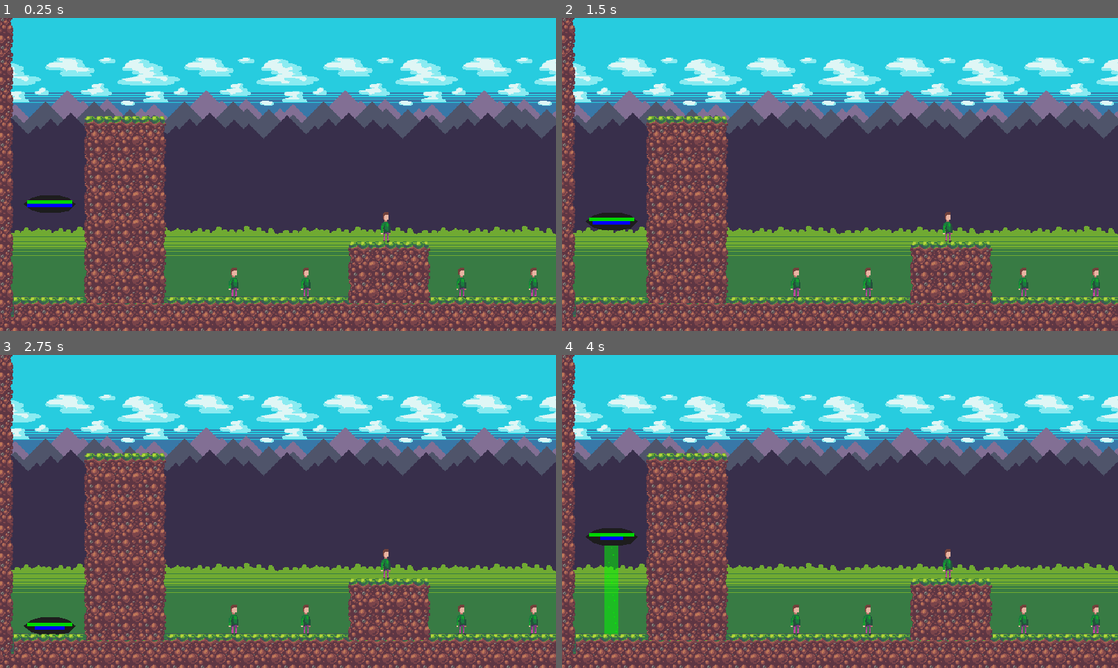
Above: before the commit, frames 1-4 (two rows, left to right).
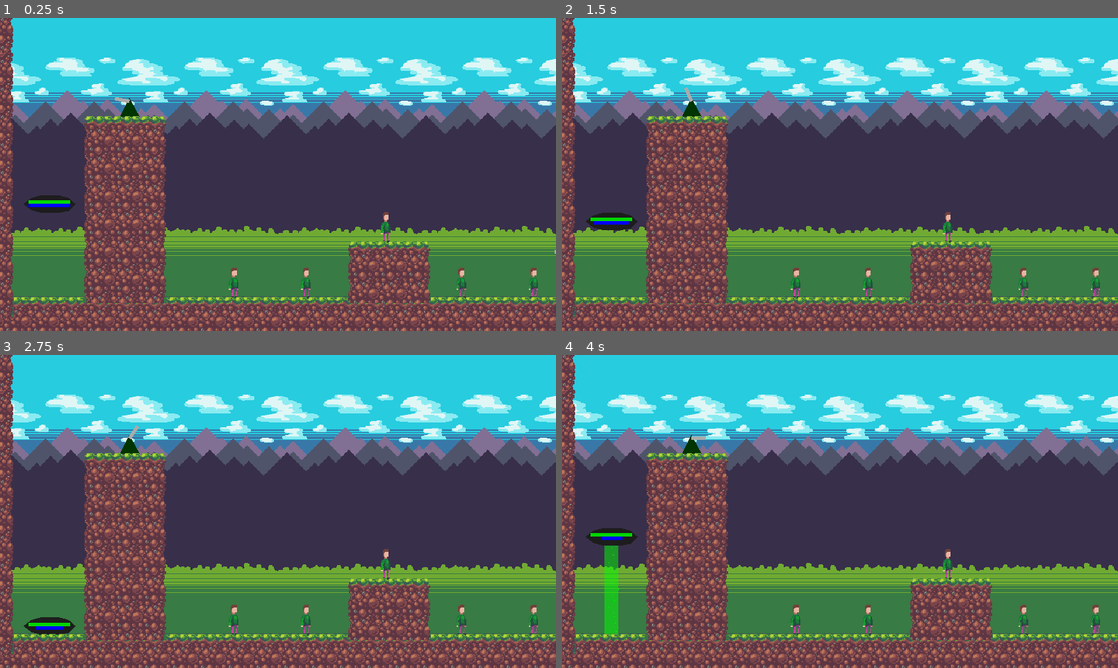
Above: after the commit, the same moments.

Repository: spilth/ufo-game
Game: Godot game, scene res://main.tscn
The game is run twice, just before and just after one commit, with the same random seed, the same clock (stepped at 60 frames per second) and the same inputs.
Inputs:
- Up to frame 1 (0.25 s): no input
- Up to frame 2 (1.5 s): tap Enter at 0.5 s; hold D (right) 0.53-1.28 s; hold Space (beam) 0.53-1.28 s; hold S (down) from 1.28 s (still down); tap Space (beam) at 1.35 s
- Up to frame 3 (2.75 s): release S (down) at 2.03 s; hold D (right) from 2.03 s (still down); hold Space (beam) from 2.03 s (still down)
- Up to frame 4 (4 s): release D (right) at 2.78 s; release Space (beam) at 2.78 s; hold W (up) 2.78-3.53 s; tap Space (beam) at 2.85 s; hold A (left) from 3.53 s (still down); hold Space (beam) from 3.53 s (still down)

The runs differ from the first frame. In frame 1, 0.1% of the frame differs, in the area x 4-100%, y 25-76%; in frame 2, 0.1%; in frame 3, 0.1%; in frame 4, 0.1%.

Commit message:
Adds static tanks and level music

Diff:
--- a/character_body_2d.gd
+++ b/character_body_2d.gd
@@ -7,12 +7,15 @@
 const MOVEMENT_DRAIN_RATE = 5
 
 const LIFE_MAX = 100
+const LIFE_DRAIN_RATE = 10
 
 @onready var beam = $Beam
 @onready var beam_collider = $Beam/CollisionShape2D
 @onready var chomper_collider = $Chomper/CollisionShape2D
 @onready var beam_sound = $Beam/BeamSound
 @onready var energy_line: Line2D = $EnergyLine
+@onready var life_line: Line2D = $LifeLine
+@onready var chomp_sound: AudioStreamPlayer2D = $Chomper/ChompSound
 
 var energy = ENERGY_MAX
 var life = LIFE_MAX
@@ -31,7 +34,6 @@
 
 	if Input.is_action_just_released("beam"):
 		beam_sound.stop()
-
 
 	if Input.is_action_pressed("beam") && energy > 0:
 		beaming = true
@@ -69,12 +71,15 @@
 	if energy < ENERGY_MAX && not beaming && not moving:
 		energy += ENERGY_RECHARGE_RATE * delta
 
-
-	energy_line.width = 52 * energy / ENERGY_MAX
+	energy_line.width = 48.0  * energy / ENERGY_MAX
+	life_line.width = 48.0 * life / LIFE_MAX
 
 	move_and_slide()
 
+#func take_damage():
+	#life -= LIFE_DRAIN_RATE * delta
 
 func _on_chomper_body_entered(body):
 	if body.is_in_group("Consumable"):
 		body.queue_free()
+		chomp_sound.play()
--- a/main.tscn
+++ b/main.tscn
@@ -1,9 +1,11 @@
-[gd_scene load_steps=8 format=3 uid="uid://ckilmcddrgvpb"]
-
+[gd_scene load_steps=10 format=3 uid="uid://ckilmcddrgvpb"]
+
+[ext_resource type="AudioStream" uid="uid://dkjira8fxwuir" path="res://Level.mp3" id="1_0y3j5"]
 [ext_resource type="Texture2D" uid="uid://bohyuul0uj4qq" path="res://Background.png" id="1_lxoxt"]
 [ext_resource type="PackedScene" uid="uid://o22ys2eyidp2" path="res://ufo.tscn" id="1_ms4g5"]
 [ext_resource type="PackedScene" uid="uid://wekmmrq5aej3" path="res://human.tscn" id="2_qh63w"]
 [ext_resource type="Texture2D" uid="uid://bpcxnmg8m8uck" path="res://Tileset.png" id="3_bvmyi"]
+[ext_resource type="PackedScene" uid="uid://yo0w5kvx25xj" path="res://tank.tscn" id="5_rnbts"]
 
 [sub_resource type="TileSetAtlasSource" id="TileSetAtlasSource_6ggct"]
 texture = ExtResource("3_bvmyi")
@@ -1934,12 +1936,22 @@
 
 [node name="Node" type="Node"]
 
+[node name="AudioStreamPlayer2D" type="AudioStreamPlayer2D" parent="."]
+stream = ExtResource("1_0y3j5")
+autoplay = true
+
 [node name="TextureRect" type="TextureRect" parent="."]
 offset_top = 175.0
 offset_right = 784.0
 offset_bottom = 656.0
 texture = ExtResource("1_lxoxt")
 stretch_mode = 1
+
+[node name="Tank" parent="." instance=ExtResource("5_rnbts")]
+position = Vector2(149, 410)
+
+[node name="Tank2" parent="." instance=ExtResource("5_rnbts")]
+position = Vector2(655, 586)
 
 [node name="Humans" type="Node" parent="."]
 
--- a/project.godot
+++ b/project.godot
@@ -10,7 +10,7 @@
 
 [application]
 
-config/name="UFO"
+config/name="Universal Fishing Ordinance"
 run/main_scene="res://main.tscn"
 config/features=PackedStringArray("4.3", "GL Compatibility")
 config/icon="res://icon.svg"
--- /dev/null
+++ b/tank.gd
@@ -0,0 +1,26 @@
+extends Node2D
+
+@onready var ray_cast_2d: RayCast2D = $Cannon/RayCast2D
+@onready var laser_line: Line2D = $Cannon/LaserLine
+@onready var laser_sound: AudioStreamPlayer2D = $LaserSound
+@onready var animation_player: AnimationPlayer = $AnimationPlayer
+
+func _ready():
+	laser_line.visible = false
+
+func _process(_delta: float) -> void:
+	if ray_cast_2d.is_colliding():
+		laser_line.visible = true
+		#var collider = ray_cast_2d.get_collider()
+		#if collider.name == "UFO":
+			#collider.take_damage()
+
+		if not laser_sound.playing:
+			laser_sound.play()
+			animation_player.pause()
+
+	else:
+		laser_line.visible = false
+		if laser_sound.playing:
+			laser_sound.stop()
+			animation_player.play()
--- /dev/null
+++ b/tank.tscn
@@ -0,0 +1,66 @@
+[gd_scene load_steps=5 format=3 uid="uid://yo0w5kvx25xj"]
+
+[ext_resource type="Script" path="res://tank.gd" id="1_dtf1v"]
+[ext_resource type="AudioStream" uid="uid://c23ny72prrkki" path="res://laser.wav" id="2_c2gy5"]
+
+[sub_resource type="Animation" id="Animation_kopwi"]
+resource_name = "cannon_rotate"
+length = 4.0
+loop_mode = 2
+tracks/0/type = "value"
+tracks/0/imported = false
+tracks/0/enabled = true
+tracks/0/path = NodePath("../Cannon:rotation")
+tracks/0/interp = 3
+tracks/0/loop_wrap = true
+tracks/0/keys = {
+"times": PackedFloat32Array(0, 2, 4),
+"transitions": PackedFloat32Array(1, 1, 1),
+"update": 0,
+"values": [-1.5708, 3.48787e-16, 1.5708]
+}
+
+[sub_resource type="AnimationLibrary" id="AnimationLibrary_83bh5"]
+_data = {
+"cannon_rotate": SubResource("Animation_kopwi")
+}
+
+[node name="Tank" type="Node2D"]
+script = ExtResource("1_dtf1v")
+
+[node name="AnimationPlayer" type="AnimationPlayer" parent="."]
+root_node = NodePath("../Body")
+libraries = {
+"": SubResource("AnimationLibrary_83bh5")
+}
+autoplay = "cannon_rotate"
+
+[node name="Body" type="Polygon2D" parent="."]
+position = Vector2(0, -18)
+color = Color(0, 0.207843, 0, 1)
+polygon = PackedVector2Array(0, -4, -11, 18, 12, 18)
+
+[node name="Cannon" type="Node2D" parent="."]
+position = Vector2(0, -18)
+rotation = 4.71239
+
+[node name="RayCast2D" type="RayCast2D" parent="Cannon"]
+exclude_parent = false
+target_position = Vector2(2.08165e-12, -128)
+collision_mask = 2
+
+[node name="LaserLine" type="Line2D" parent="Cannon"]
+position = Vector2(-18.0001, 35.3736)
+rotation = 1.5708
+scale = Vector2(1.27421, 1)
+points = PackedVector2Array(-127, -18, -27.7611, -18)
+width = 2.0
+default_color = Color(1, 0, 0, 1)
+
+[node name="CannonLIne" type="Line2D" parent="Cannon"]
+points = PackedVector2Array(5.72205e-05, -17, 0, 0)
+width = 4.0
+default_color = Color(0.67069, 0.67069, 0.670689, 1)
+
+[node name="LaserSound" type="AudioStreamPlayer2D" parent="."]
+stream = ExtResource("2_c2gy5")
--- a/ufo.tscn
+++ b/ufo.tscn
@@ -1,7 +1,8 @@
-[gd_scene load_steps=8 format=3 uid="uid://o22ys2eyidp2"]
+[gd_scene load_steps=9 format=3 uid="uid://o22ys2eyidp2"]
 
 [ext_resource type="Script" path="res://character_body_2d.gd" id="1_eqyss"]
 [ext_resource type="AudioStream" uid="uid://cgbljwl8po6u5" path="res://beam.wav" id="2_a6b5k"]
+[ext_resource type="AudioStream" uid="uid://dyi06rcb31fkr" path="res://chomper.wav" id="3_ffrlm"]
 
 [sub_resource type="CapsuleShape2D" id="CapsuleShape2D_dt1yd"]
 
@@ -46,6 +47,7 @@
 size = Vector2(16, 5)
 
 [node name="CharacterBody2D" type="CharacterBody2D"]
+collision_layer = 3
 script = ExtResource("1_eqyss")
 
 [node name="CollisionShape2D" type="CollisionShape2D" parent="."]
@@ -98,16 +100,16 @@
 angle_max = 90.0
 color = Color(0, 1, 0, 1)
 
-[node name="HealthLine" type="Line2D" parent="."]
+[node name="LifeLine" type="Line2D" parent="."]
 position = Vector2(0, 2)
 points = PackedVector2Array(0, -2, 0, -6)
-width = 52.0
+width = 48.0
 default_color = Color(0, 0.839216, 0, 1)
 
 [node name="EnergyLine" type="Line2D" parent="."]
 position = Vector2(0, 2)
 points = PackedVector2Array(0, -2, 0, 2)
-width = 52.0
+width = 48.0
 default_color = Color(0, 0, 1, 1)
 
 [node name="Chomper" type="Area2D" parent="."]
@@ -116,6 +118,7 @@
 position = Vector2(0, 12.5)
 shape = SubResource("RectangleShape2D_lkp3q")
 
-[connection signal="body_entered" from="Beam" to="." method="_on_beam_body_entered"]
-[connection signal="body_exited" from="Beam" to="." method="_on_beam_body_exited"]
+[node name="ChompSound" type="AudioStreamPlayer2D" parent="Chomper"]
+stream = ExtResource("3_ffrlm")
+
 [connection signal="body_entered" from="Chomper" to="." method="_on_chomper_body_entered"]
Not shown, added: Level.mp3.import
Not shown, added: chomper.wav.import
Not shown, added: laser.wav.import
Not shown, added: Level.mp3
Not shown, added: chomper.wav
Not shown, added: laser.wav
